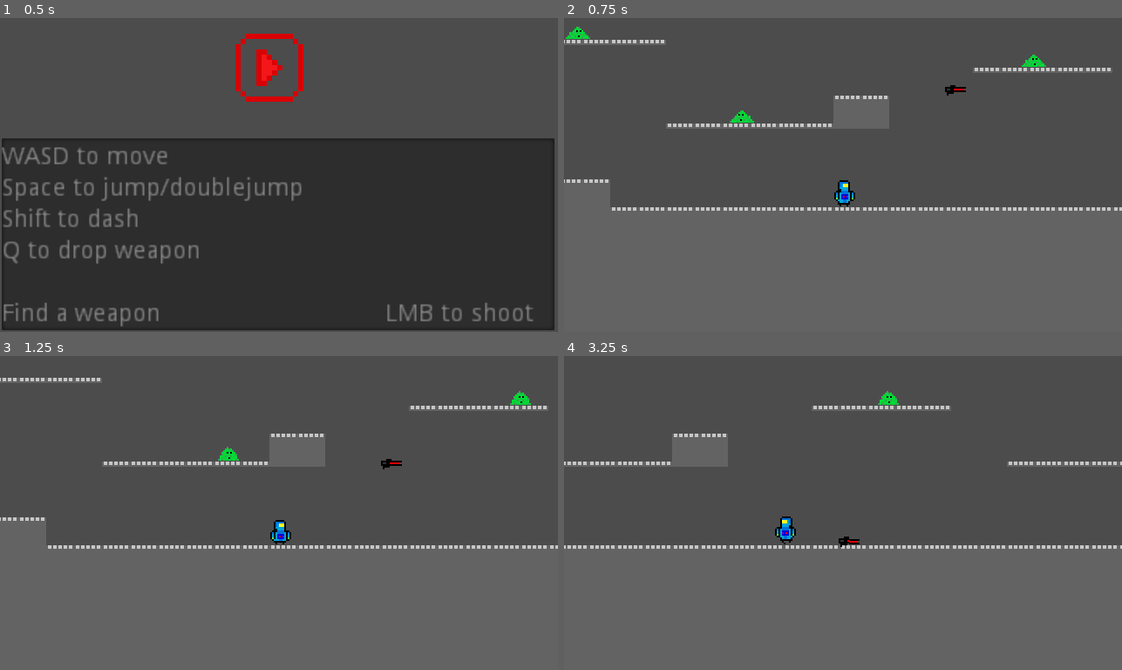
Above: before the commit, frames 1-4 (two rows, left to right).
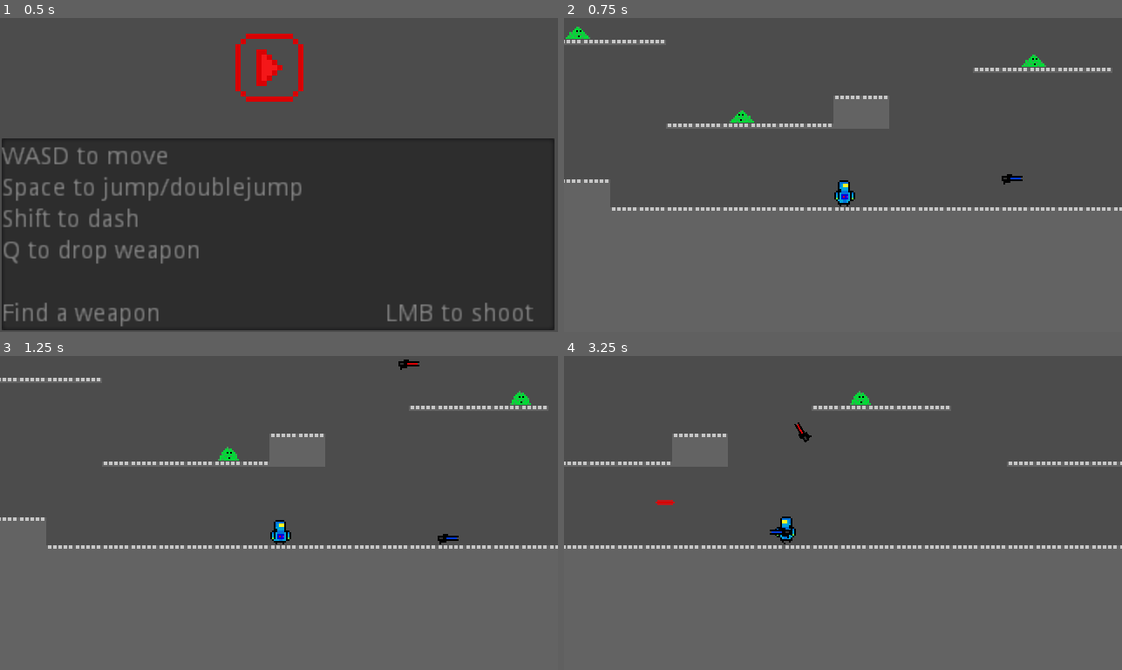
Above: after the commit, the same moments.

Repository: thomaszhou01/Astrotron
Game: Godot game, scene res://Scenes/Menu.tscn
Two runs of this game, one before a commit and one after it. Both use one fixed random seed, a clock stepped at 60 frames per second and the inputs below.
Inputs (mouse positions are in pixels of both pictures, inside the frame that each line leads up to):
- Up to frame 1 (0.5 s): no input
- Up to frame 2 (0.75 s): click (837, 71) at 0.5 s
- Up to frame 3 (1.25 s): no input
- Up to frame 4 (3.25 s): move the mouse to (965, 497) at 1.27 s; hold D (move_right) 1.28-2.78 s; tap Q (drop) at 1.35, 2.3 s; tap Space (jump) at 1.52, 2.27 s; click (965, 497) at 1.55 s; move the mouse to (731, 528) at 2.02 s; click (731, 528) at 2.1 s; move the mouse to (898, 443) at 2.77 s; hold A (move_left) from 2.78 s (still down); tap Shift (dash) at 2.85 s; click (898, 443) at 3.05 s

Frame 1 is identical in both runs. In frame 2, 0.1% of the frame differs, in the area x 68-83%, y 21-54%; in frame 3, 0.2%; in frame 4, 0.5%, in the area x 16-60%, y 11-61%.

Commit message:
Add files via upload

Diff:
--- a/game1/Scenes/Blob.tscn
+++ b/game1/Scenes/Blob.tscn
@@ -14,14 +14,14 @@
 
 [sub_resource type="SpriteFrames" id=3]
 animations = [ {
+"frames": [ ExtResource( 3 ) ],
+"loop": true,
+"name": "dead",
+"speed": 5.0
+}, {
 "frames": [ SubResource( 1 ), SubResource( 2 ) ],
 "loop": true,
 "name": "walk",
-"speed": 5.0
-}, {
-"frames": [ ExtResource( 3 ) ],
-"loop": true,
-"name": "dead",
 "speed": 5.0
 } ]
 
--- a/game1/Scenes/Character.gd
+++ b/game1/Scenes/Character.gd
@@ -16,10 +16,11 @@
 var doubleJump = false
 var dashReady = false
 var init_pos
+var freeHand = true
 
 onready var animationPlayer = $AnimationPlayer
 var can_fire = true
-var railgun = preload("res://Scenes/Gun.tscn")
+var railgun = preload("res://Scenes/Weapons/RailGun.tscn")
 
 
 #ready
@@ -83,7 +84,7 @@
 
 
 	velocity = move_and_slide(velocity, FLOOR)
-
+	print(freeHand)
 
 
 func die():
@@ -91,9 +92,10 @@
 	velocity.x = 0
 	velocity.y = 0
 
-func equipt(var gun):
-	if gun == "Railgun":
-		var railgun_instance = railgun.instance()
-		railgun_instance.position = $holdPoint.global_position
-		railgun_instance.disableCollide()
-		get_parent().add_child(railgun_instance)
+func handFree():
+	freeHand = true
+
+func _on_Area2D_body_entered(body):
+	if ("RailGun" in body.name || "PulseCannon" in body.name) && freeHand:
+		body.held()
+		freeHand = false
--- a/game1/Scenes/Character.tscn
+++ b/game1/Scenes/Character.tscn
@@ -168,6 +168,9 @@
 "update": 0,
 "values": [ Vector2( 4, 2.5 ), Vector2( 4, 2.5 ), Vector2( 4, 1.5 ), Vector2( 4, 1.5 ) ]
 }
+
+[sub_resource type="RectangleShape2D" id=6]
+extents = Vector2( 8.73161, 7.93576 )
 
 [node name="Character" type="KinematicBody2D"]
 collision_mask = 2
@@ -192,7 +195,15 @@
 
 [node name="AnimationPlayer" type="AnimationPlayer" parent="."]
 autoplay = "IdleRight"
-anims/IdleLeft = SubResource( 12 )
-anims/IdleRight = SubResource( 13 )
-anims/RunLeft = SubResource( 14 )
-anims/RunRight = SubResource( 11 )
+anims/IdleLeft = SubResource( 2 )
+anims/IdleRight = SubResource( 3 )
+anims/RunLeft = SubResource( 4 )
+anims/RunRight = SubResource( 5 )
+
+[node name="Area2D" type="Area2D" parent="."]
+collision_mask = 2
+
+[node name="CollisionShape2D" type="CollisionShape2D" parent="Area2D"]
+position = Vector2( 0.358971, 0.448725 )
+shape = SubResource( 6 )
+[connection signal="body_entered" from="Area2D" to="." method="_on_Area2D_body_entered"]
--- a/game1/Scenes/Main.tscn
+++ b/game1/Scenes/Main.tscn
@@ -1,10 +1,11 @@
-[gd_scene load_steps=6 format=2]
+[gd_scene load_steps=7 format=2]
 
 [ext_resource path="res://Scenes/Character.tscn" type="PackedScene" id=1]
 [ext_resource path="res://Resources/TileSets/floor.tres" type="TileSet" id=2]
 [ext_resource path="res://Scenes/Main.gd" type="Script" id=3]
+[ext_resource path="res://Scenes/Weapons/PulseCannon.tscn" type="PackedScene" id=4]
 [ext_resource path="res://Scenes/Blob.tscn" type="PackedScene" id=5]
-[ext_resource path="res://Scenes/Gun.tscn" type="PackedScene" id=6]
+[ext_resource path="res://Scenes/Weapons/RailGun.tscn" type="PackedScene" id=6]
 
 [node name="Main" type="Node"]
 script = ExtResource( 3 )
@@ -75,7 +76,7 @@
 position = Vector2( 104.92, -71.1203 )
 
 [node name="Blob22" parent="." instance=ExtResource( 5 )]
-position = Vector2( 0.32016, -81.4088 )
+position = Vector2( -21.8164, -71.1919 )
 
 [node name="Blob23" parent="." instance=ExtResource( 5 )]
 position = Vector2( 210.377, -35.9679 )
@@ -89,5 +90,7 @@
 [node name="Blob5" parent="." instance=ExtResource( 5 )]
 position = Vector2( 440.118, 11.9037 )
 
-[node name="Gun" parent="." instance=ExtResource( 6 )]
-position = Vector2( -9.63647, 56.5805 )
+[node name="PulseCannon" parent="." instance=ExtResource( 4 )]
+position = Vector2( 22.7013, 107.947 )
+
+[node name="RailGun" parent="." instance=ExtResource( 6 )]
--- /dev/null
+++ b/game1/Scenes/Weapons/PulseCannon.gd
@@ -0,0 +1,51 @@
+extends RigidBody2D
+
+
+# Declare member variables here. Examples:
+# var a = 2
+# var b = "text"
+var bullet = preload("res://Scenes/bullet.tscn")
+var held = false
+var direction = 1
+
+
+
+# Called when the node enters the scene atree for the first time.
+func _ready():
+	pass # Replace with function body.
+
+
+# Called every frame. 'delta' is the elapsed time since the previous frame.
+func _process(_delta):
+	if held:
+		self.rotation_degrees = 0
+		self.position = get_node("../Character/holdPoint").global_position
+		if get_node("../Character/holdPoint").position.x == -4:
+			$Sprite.flip_h = true
+			$bulletpoint.position.x = -6.5
+		else:
+			$Sprite.flip_h = false
+			$bulletpoint.position.x = 6.5
+
+
+	if Input.is_action_just_pressed("fire") && held:
+		var bullet_instance = bullet.instance()
+
+		#set the bullet direction using the bulletpoint location
+		bullet_instance.set_bullet_direction(sign($bulletpoint.position.x))
+
+		get_parent().add_child(bullet_instance)
+		bullet_instance.position = $bulletpoint.global_position
+	elif Input.is_action_just_pressed("drop") && held:
+		held = false
+		$CollisionPolygon2D.call_deferred("set_disabled", false)
+		get_parent().get_node("Character").handFree()
+
+
+func held():
+	held = true
+
+
+func _on_PlayerCollide_body_entered(body):
+	if "Character" in body.name:
+		pass
--- /dev/null
+++ b/game1/Scenes/Weapons/PulseCannon.tscn
@@ -0,0 +1,11 @@
+[gd_scene load_steps=3 format=2]
+
+[ext_resource path="res://Scenes/Weapons/RailGun.tscn" type="PackedScene" id=1]
+[ext_resource path="res://Scenes/Weapons/PulseCannon.gd" type="Script" id=2]
+
+[node name="PulseCannon" instance=ExtResource( 1 )]
+script = ExtResource( 2 )
+
+[node name="Sprite" parent="." index="0"]
+position = Vector2( -0.0875955, -0.33189 )
+frame = 1
--- /dev/null
+++ b/game1/Scenes/Weapons/RailGun.gd
@@ -0,0 +1,50 @@
+extends RigidBody2D
+
+
+# Declare member variables here. Examples:
+# var a = 2
+# var b = "text"
+var bullet = preload("res://Scenes/bullet.tscn")
+var held = false
+var direction = 1
+
+
+
+# Called when the node enters the scene atree for the first time.
+func _ready():
+	pass # Replace with function body.
+
+
+# Called every frame. 'delta' is the elapsed time since the previous frame.
+func _process(_delta):
+	if held:
+		self.rotation_degrees = 0
+		self.position = get_node("../Character/holdPoint").global_position
+		if get_node("../Character/holdPoint").position.x == -4:
+			$Sprite.flip_h = true
+			$bulletpoint.position.x = -6.5
+		else:
+			$Sprite.flip_h = false
+			$bulletpoint.position.x = 6.5
+
+
+	if Input.is_action_just_pressed("fire") && held:
+		var bullet_instance = bullet.instance()
+
+		#set the bullet direction using the bulletpoint location
+		bullet_instance.set_bullet_direction(sign($bulletpoint.position.x))
+
+		get_parent().get_parent().add_child(bullet_instance)
+		bullet_instance.position = $bulletpoint.global_position
+	elif Input.is_action_just_pressed("drop") && held:
+		held = false
+		$CollisionPolygon2D.call_deferred("set_disabled", false)
+		get_parent().get_node("Character").handFree()
+
+
+func held():
+	held = true
+
+func _on_PlayerCollide_body_entered(body):
+	if "Character" in body.name:
+		pass
--- /dev/null
+++ b/game1/Scenes/Weapons/RailGun.tscn
@@ -0,0 +1,35 @@
+[gd_scene load_steps=5 format=2]
+
+[ext_resource path="res://Resources/Sprites/guns.png" type="Texture" id=1]
+[ext_resource path="res://Scenes/Weapons/RailGun.gd" type="Script" id=2]
+
+[sub_resource type="RectangleShape2D" id=1]
+extents = Vector2( 6.28362, 3.10338 )
+
+[sub_resource type="RectangleShape2D" id=2]
+extents = Vector2( 6.56475, 3.30034 )
+
+[node name="RailGun" type="RigidBody2D"]
+collision_layer = 2
+collision_mask = 8
+contact_monitor = true
+script = ExtResource( 2 )
+
+[node name="Sprite" type="Sprite" parent="."]
+texture = ExtResource( 1 )
+hframes = 2
+
+[node name="CollisionPolygon2D" type="CollisionShape2D" parent="."]
+position = Vector2( 0.015235, -0.0698052 )
+shape = SubResource( 1 )
+
+[node name="bulletpoint" type="Position2D" parent="."]
+position = Vector2( 6.615, -0.468849 )
+
+[node name="PlayerCollide" type="Area2D" parent="."]
+collision_layer = 4
+
+[node name="CollisionShape2D" type="CollisionShape2D" parent="PlayerCollide"]
+position = Vector2( -0.0162334, -0.380835 )
+shape = SubResource( 2 )
+[connection signal="body_entered" from="PlayerCollide" to="." method="_on_PlayerCollide_body_entered"]
Binary file added: game1/Resources/Sprites/guns.png
Not shown, added: game1/Resources/Sprites/guns.png.import
Not shown: 5 places in game1/Scenes/Character.tscn that only renumber resources
Not shown, changed: game1/Resources/GalFiles/guns.gal
